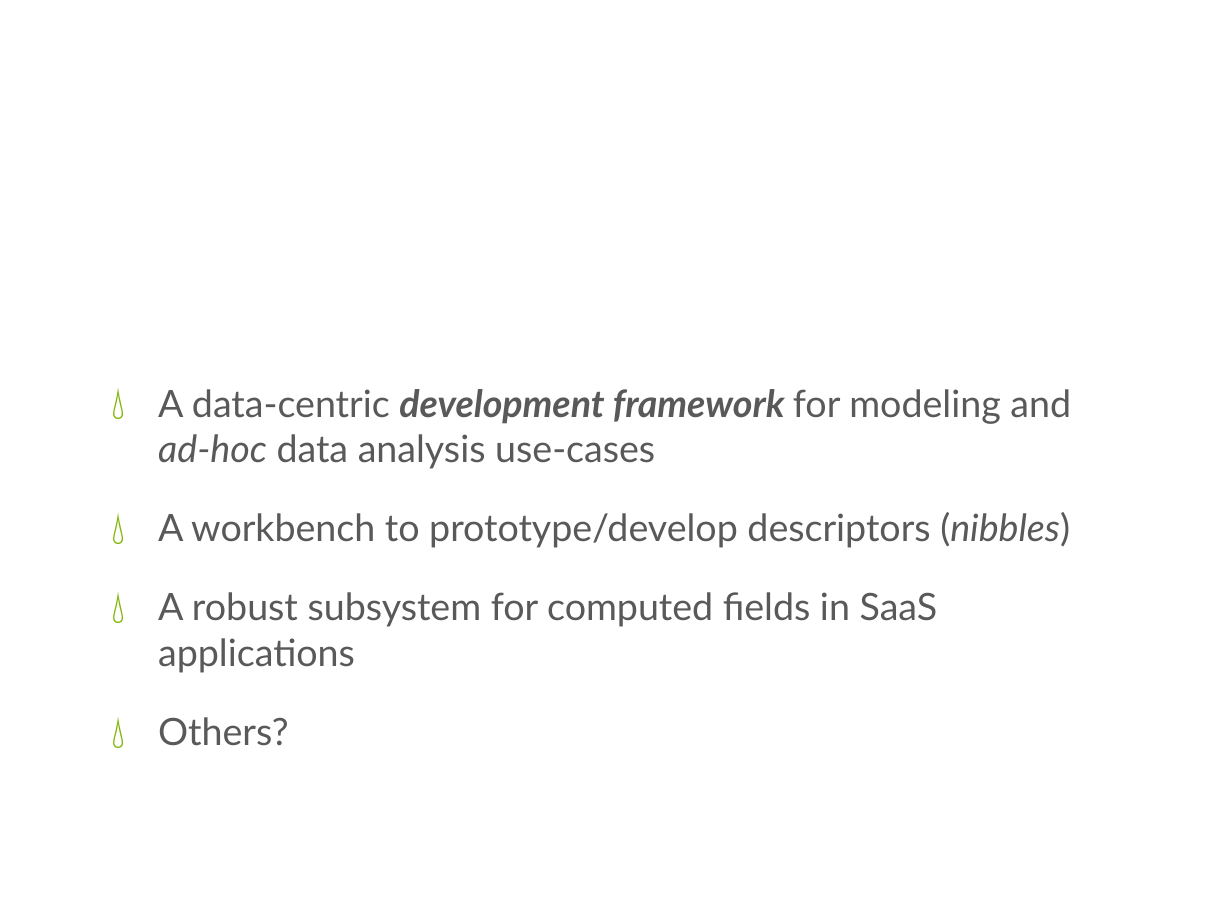
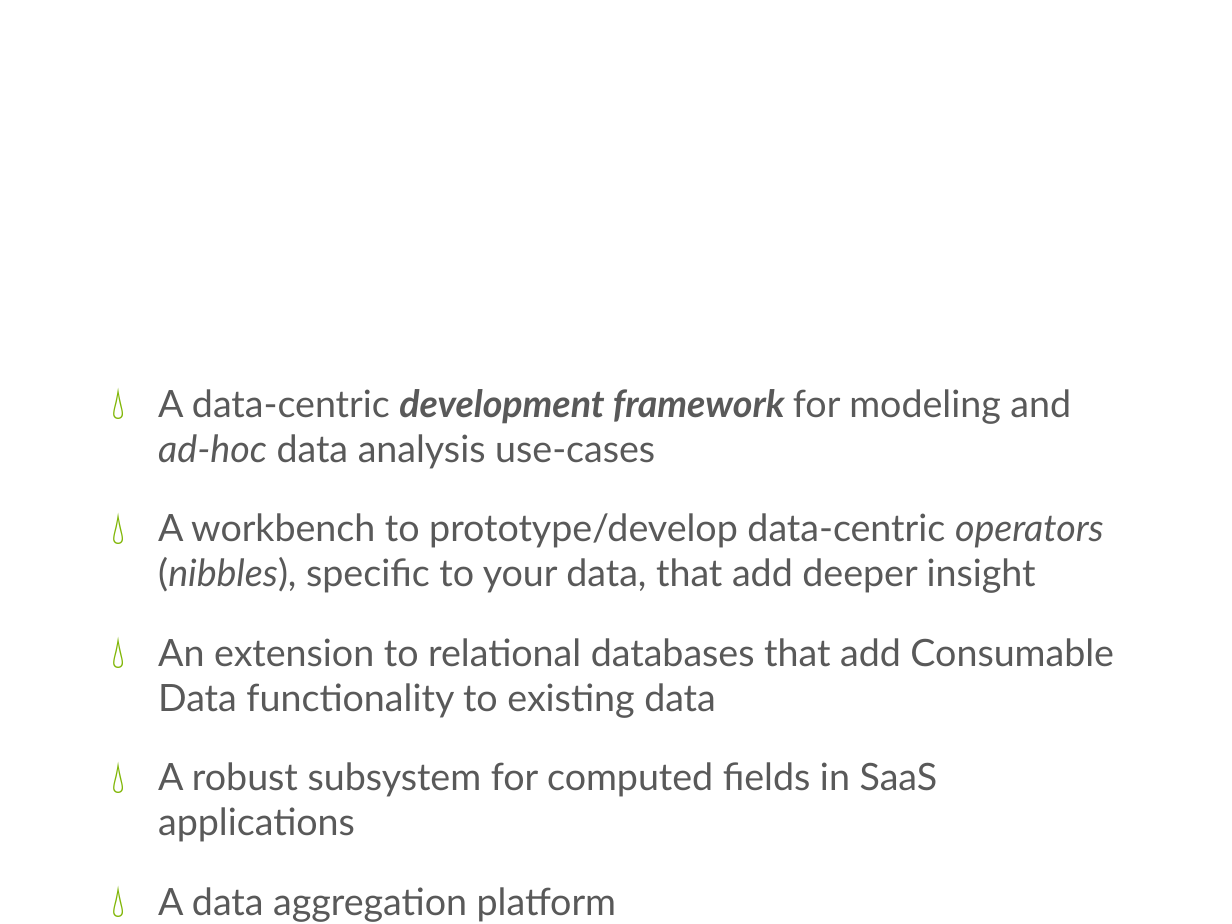
Before and after one commit to cdswindell/tms, a slide deck: slide 2 of doc/TMS Overview.pptx (slide 3 before the commit). Drawn at 1232x924 pixels with LibreOffice and Linux fonts; fonts in the diff are those of the drawing; background and template pictures are left out. Boxes give left, top, right and bottom in pixels: in the first picture for what was removed or moved away, otherwise in the second. Text is boxed around its words. In the diff, an @@ line names an element or a change of style, - is before the commit and + after.

```diff
--- a/doc/TMS Overview.pptx
+++ b/doc/TMS Overview.pptx
@@ text at <box>158,513,1104,718</box>: text changed @@
-💧 A workbench to prototype/develop descriptors (nibbles)
+💧 A workbench to prototype/develop data-centric operators (nibbles), specific to your data, that add deeper insight
+💧 An extension to relational databases that add Consumable Data functionality to existing data
@@ text at <box>158,887,264,916</box>: text changed @@
-💧 Others?
+💧 A data aggregation platform
```
Also in this commit, not shown: 5 other slides changed, 2 other files.
